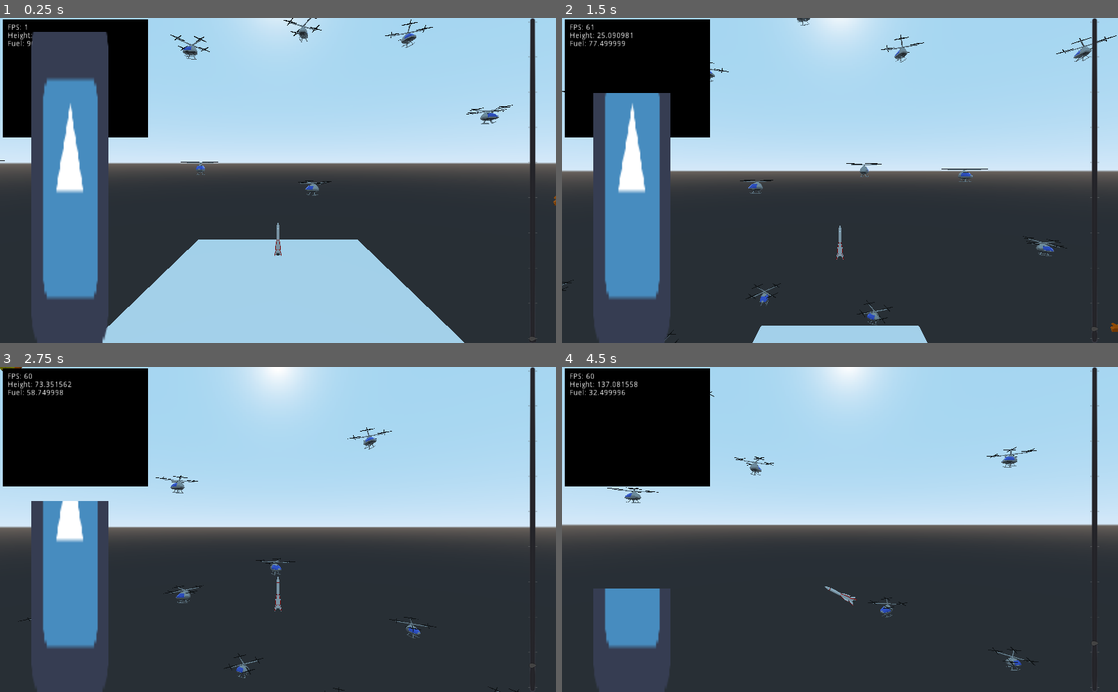
Above: before the commit, frames 1-4 (two rows, left to right).
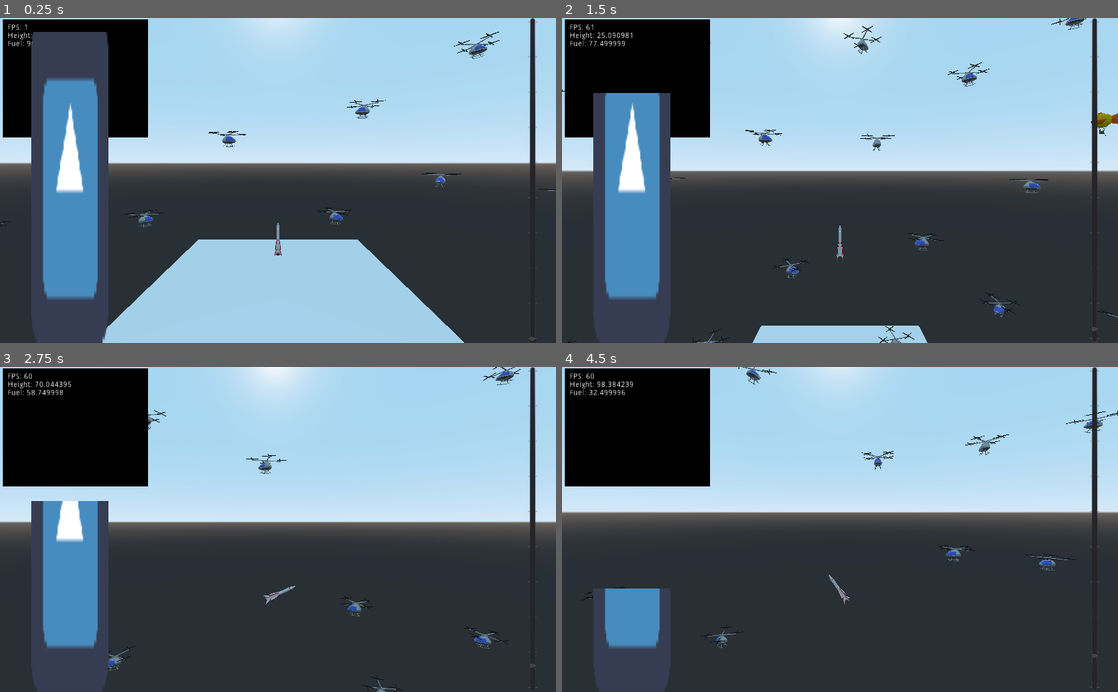
Above: after the commit, the same moments.

Repository: mvpggez/RockIt
Game: Godot game, scene res://Scene/World/earth.tscn
The game is run twice, just before and just after one commit, with the same random seed, the same clock (stepped at 60 frames per second) and the same inputs. The project has no main scene, so this scene is started directly. The engine's default icon, where the game draws it, is replaced by a stand-in: a white triangle on a blue panel in a dark square.
Inputs:
- Up to frame 1 (0.25 s): no input
- Up to frame 2 (1.5 s): no input
- Up to frame 3 (2.75 s): no input
- Up to frame 4 (4.5 s): no input

The runs differ from the first frame. In frame 1, 1.3% of the frame differs, in the area x 0-100%, y 0-65%; in frame 2, 2.0%; in frame 3, 3.1%; in frame 4, 8.1%, in the area x 0-100%, y 0-94%.

Commit message:
Obstacles will be spawned near the player when initializing the world

Diff:
--- a/Scene/World/Obstacle/ObstacleSpawner.tscn
+++ b/Scene/World/Obstacle/ObstacleSpawner.tscn
@@ -3,7 +3,7 @@
 [sub_resource type="GDScript" id=1]
 script/source = "extends Spatial
 
-export var min_height = 0.0 #minimum height for the obstacles
+export var min_height = 0.0 #minimum height for the obstacles, 0.0, obstacles will be spawned on launch
 export var max_height = 1000.0 #maximum height for the obstacles
 export var max_count = 5 #Maximum count of obstacles in the spawn area
 export var min_distance = 1.0 #minimum distance between two obstacles, not active!
@@ -15,6 +15,10 @@
 
 func _ready():
 	randomize()
+	if min_height == 0:
+		for i in range(max_count):
+			get_parent().spawn_obstacle(self, obstacle_resource, rocket_distance_near, 5)
+
 
 func free_obstacle(obstacle):
 	current_count-=1
@@ -25,8 +29,6 @@
 
 func _physics_process(delta):
 	var position = get_node(\"../../Rocket\").get_global_transform().origin
-
-
 	#spawn on given condition
 	if position.y > min_height and position.y < max_height and current_count<max_count:
 		for i in range(max_count-current_count):
--- a/Scene/World/earth.tscn
+++ b/Scene/World/earth.tscn
@@ -55,14 +55,6 @@
 min_distance = 15.0
 obstacle_resource = ExtResource( 10 )
 
-[node name="ObstacleSpawner3" parent="ObstacleManager" instance=ExtResource( 9 )]
-max_height = 50.0
-max_count = 2
-min_distance = 15.0
-obstacle_resource = ExtResource( 10 )
-rocket_distance_near = 3
-rocket_distance_far = 50
-
 [node name="ObstacleSpawner2" parent="ObstacleManager" instance=ExtResource( 9 )]
 max_count = 1
 min_distance = 15.0
